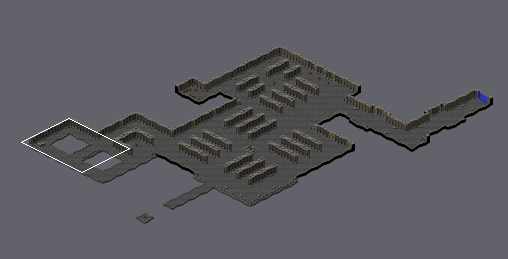
An edit to a level. Tiled map, tiled/averguard_academy.tmx. The first picture is a wide view before the edit; the outline marks the close-up.
Close-up. Old version:
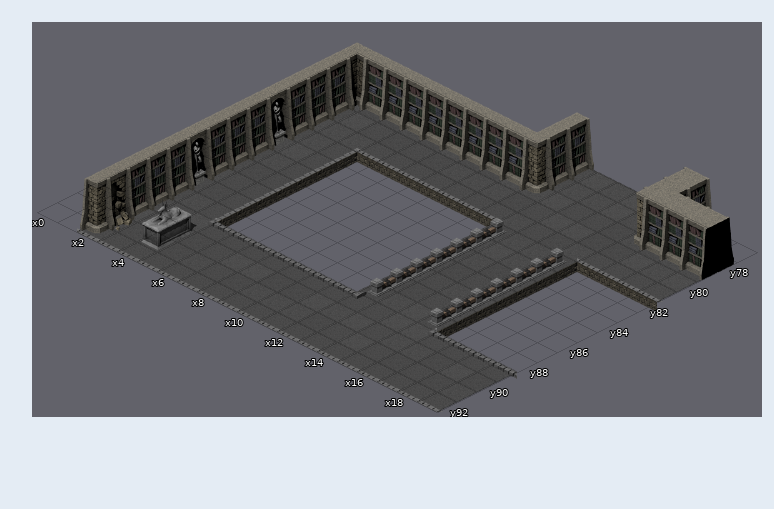
Cells are 64x32 px. Isometric: x runs down to the right, y down to the left. Shown: x 0..19, y 77..92. The commit also changed other parts of the map, which this record leaves out.
After the commit:
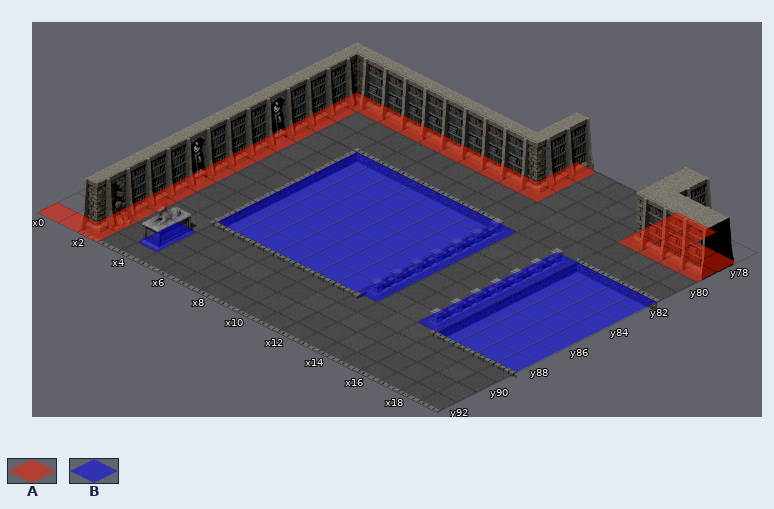
Key: from "tiled_collision": A 0, B 1.
_ is an empty cell.
Tiles of an added or newly shown layer are drawn over the layers below it.
The edit:
{"where": "layer \"collision\" (now shown)"}
{"y":77,"x":11,"old":"_","new":"A"}
{"y":77,"x":16,"old":"__","new":"AA"}
{"y":78,"x":11,"old":"_","new":"A"}
{"y":78,"x":16,"old":"____","new":"AAAA"}
{"y":79,"x":2,"old":"__________","new":"AAAAAAAAAA"}
{"y":79,"x":16,"old":"____","new":"AAAA"}
{"y":80,"x":2,"old":"_","new":"A"}
{"y":81,"x":2,"old":"_","new":"A"}
{"y":82,"x":2,"old":"_","new":"A"}
{"y":82,"x":5,"old":"________","new":"BBBBBBBB"}
{"y":82,"x":15,"old":"_____","new":"BBBBB"}
{"y":83,"x":2,"old":"_","new":"A"}
{"y":83,"x":5,"old":"________","new":"BBBBBBBB"}
{"y":83,"x":15,"old":"_____","new":"BBBBB"}
{"y":84,"x":2,"old":"_","new":"A"}
{"y":84,"x":5,"old":"________","new":"BBBBBBBB"}
{"y":84,"x":15,"old":"_____","new":"BBBBB"}
{"y":85,"x":2,"old":"_","new":"A"}
{"y":85,"x":5,"old":"________","new":"BBBBBBBB"}
{"y":85,"x":15,"old":"_____","new":"BBBBB"}
{"y":86,"x":2,"old":"_","new":"A"}
{"y":86,"x":5,"old":"________","new":"BBBBBBBB"}
{"y":86,"x":15,"old":"_____","new":"BBBBB"}
{"y":87,"x":2,"old":"_","new":"A"}
{"y":87,"x":5,"old":"________","new":"BBBBBBBB"}
{"y":87,"x":15,"old":"_____","new":"BBBBB"}
{"y":88,"x":2,"old":"_","new":"A"}
{"y":88,"x":5,"old":"________","new":"BBBBBBBB"}
{"y":88,"x":15,"old":"_____","new":"BBBBB"}
{"y":89,"x":2,"old":"_","new":"A"}
{"y":90,"x":2,"old":"_","new":"A"}
{"y":90,"x":4,"old":"_","new":"B"}
{"y":91,"x":2,"old":"_","new":"A"}
{"y":91,"x":4,"old":"_","new":"B"}
{"y":92,"x":0,"old":"___","new":"AAA"}
{"label":"added","picture_box":[37,92,737,372]}
